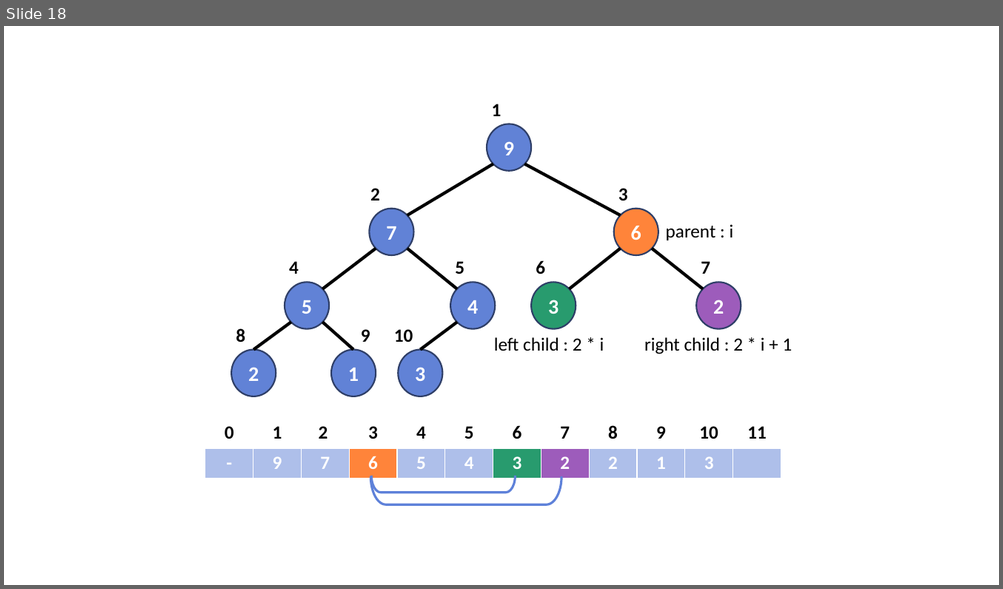
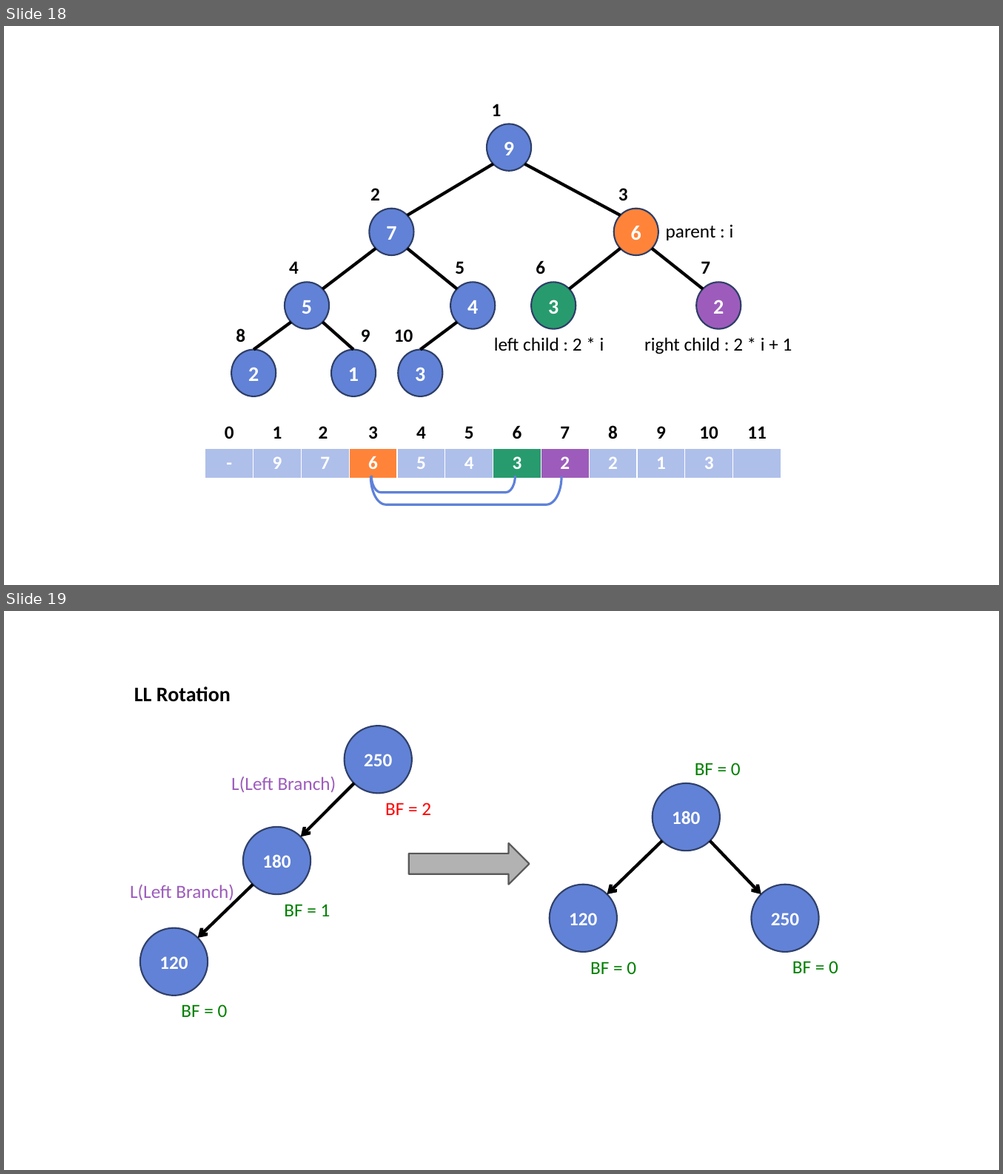
Before and after one commit to Nephelai/nephelai.github.io, a slide deck: etc/images.pptx. Shown one above the other, each under a label of ours: slide 18 before the commit, slides 18 and 19 after it. The pictures are 1003x589 and 1003x1174 pixels, drawn with LibreOffice and Linux fonts; fonts in the diff are those of the drawing. Boxes give left, top, right and bottom in pixels: in the first picture for what was removed or moved away, otherwise in the second. Text is boxed around its words. In the diff, an @@ line names an element or a change of style, - is before the commit and + after.

```diff
--- a/etc/images.pptx
+++ b/etc/images.pptx
@@ slide 19 added at <box>4,611,999,1170</box>, background #FFFFFF @@
@@ text added at <box>134,686,230,702</box>, 20 pt, text #000000, bold @@
+LL Rotation
@@ ellipse added at <box>344,726,412,793</box>, fill #6182D6, outline #30416A 1.5 pt, 18 pt, text #FFFFFF, bold @@
+250
@@ text added at <box>694,763,740,775</box>, 18 pt, text #008000 @@
+BF = 0
@@ text added at <box>231,777,336,792</box>, 18 pt, text #9D5CBB @@
+L(Left Branch)
@@ arrow added from (354, 783) to (301, 837), #000000 3 pt @@
@@ ellipse added at <box>652,783,720,851</box>, fill #6182D6, outline #30416A 1.5 pt, 18 pt, text #FFFFFF, bold @@
+180
@@ text added at <box>385,803,431,815</box>, 18 pt, text #FF0000 @@
+BF = 2
@@ ellipse added at <box>243,827,310,894</box>, fill #6182D6, outline #30416A 1.5 pt, 18 pt, text #FFFFFF, bold @@
+180
@@ right arrow added at <box>408,843,529,884</box>, fill #B2B2B2, outline #585858 1.5 pt @@
@@ arrow added from (662, 841) to (607, 894), #000000 3 pt @@
@@ arrow added from (710, 841) to (761, 894), #000000 3 pt @@
@@ text added at <box>130,885,234,903</box>, 18 pt, text #9D5CBB @@
+L(Left Branch)
@@ arrow added from (253, 885) to (198, 939), #000000 3 pt @@
@@ ellipse added at <box>549,885,617,952</box>, fill #6182D6, outline #30416A 1.5 pt, 18 pt, text #FFFFFF, bold @@
+120
@@ ellipse added at <box>751,885,818,952</box>, fill #6182D6, outline #30416A 1.5 pt, 18 pt, text #FFFFFF, bold @@
+250
@@ text added at <box>284,904,330,917</box>, 18 pt, text #008000 @@
+BF = 1
@@ ellipse added at <box>140,928,207,995</box>, fill #6182D6, outline #30416A 1.5 pt, 18 pt, text #FFFFFF, bold @@
+120
@@ text added at <box>590,962,636,974</box>, 18 pt, text #008000 @@
+BF = 0
@@ text added at <box>792,961,838,974</box>, 18 pt, text #008000 @@
+BF = 0
@@ text added at <box>181,1005,227,1017</box>, 18 pt, text #008000 @@
+BF = 0
```
Also in this commit, not shown: 3 other slides added, 4 other files.
